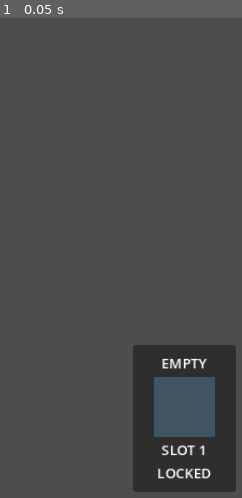
Above: before the commit, frame 1.
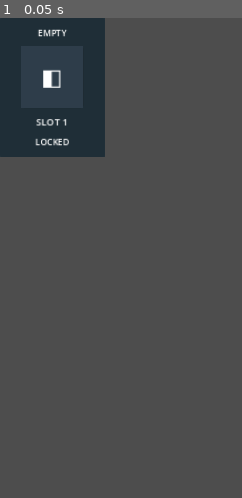
Above: after the commit, the same moment.

Repository: musikaalvin/godot-war-robots-hangar
Game: Godot game, scene res://scenes/RobotSlot.tscn
The game is run twice, just before and just after one commit, with the same random seed, the same clock (stepped at 60 frames per second) and the same inputs. This scene is started directly instead of the project's main scene.
Inputs:
- Up to frame 1 (0.05 s): no input

The runs differ from the first frame. In frame 1, 22% of the frame differs, in the area x 0-98%, y 0-99%.

Commit message:
Refine each hangar slot card to match the darker, more premium War Robots slot look.

Diff:
--- a/scenes/RobotSlot.tscn
+++ b/scenes/RobotSlot.tscn
@@ -3,19 +3,14 @@
 [ext_resource type="Script" path="res://scripts/RobotSlot.gd" id="1_t7v6u"]
 
 [node name="RobotSlot" type="PanelContainer"]
-custom_minimum_size = Vector2(120, 150)
-anchors_preset = 8
-anchor_left = 0.5
-anchor_top = 0.5
-anchor_right = 0.5
-anchor_bottom = 0.5
-offset_left = -60.0
-offset_top = -75.0
-offset_right = 60.0
-offset_bottom = 75.0
-grow_horizontal = 2
-grow_vertical = 2
+custom_minimum_size = Vector2(122, 150)
+offset_right = 122.0
+offset_bottom = 150.0
 script = ExtResource("1_t7v6u")
+
+[node name="Glow" type="ColorRect" parent="."]
+layout_mode = 2
+color = Color(0.11, 0.18, 0.22, 0.85)
 
 [node name="Margin" type="MarginContainer" parent="."]
 layout_mode = 2
@@ -27,24 +22,48 @@
 [node name="VBox" type="VBoxContainer" parent="Margin"]
 layout_mode = 2
 alignment = 1
+theme_override_constants/separation = 8
 
 [node name="Badge" type="Label" parent="Margin/VBox"]
 layout_mode = 2
 text = "EMPTY"
 horizontal_alignment = 1
+theme_override_font_sizes/font_size = 10
 
-[node name="SlotArt" type="ColorRect" parent="Margin/VBox"]
-custom_minimum_size = Vector2(70, 70)
+[node name="Art" type="PanelContainer" parent="Margin/VBox"]
+custom_minimum_size = Vector2(72, 72)
 layout_mode = 2
 size_flags_horizontal = 4
-color = Color(0.25, 0.33, 0.38, 1)
 
-[node name="SlotName" type="Label" parent="Margin/VBox"]
+[node name="SlotShape" type="ColorRect" parent="Margin/VBox/Art"]
+layout_mode = 1
+anchors_preset = 15
+anchor_right = 1.0
+anchor_bottom = 1.0
+grow_horizontal = 2
+grow_vertical = 2
+color = Color(0.18, 0.24, 0.29, 1)
+
+[node name="SlotIcon" type="Label" parent="Margin/VBox/Art/SlotShape"]
+layout_mode = 1
+anchors_preset = 15
+anchor_right = 1.0
+anchor_bottom = 1.0
+grow_horizontal = 2
+grow_vertical = 2
+text = "◧"
+horizontal_alignment = 1
+vertical_alignment = 1
+theme_override_font_sizes/font_size = 26
+
+[node name="Name" type="Label" parent="Margin/VBox"]
 layout_mode = 2
 text = "SLOT 1"
 horizontal_alignment = 1
+theme_override_font_sizes/font_size = 11
 
 [node name="Status" type="Label" parent="Margin/VBox"]
 layout_mode = 2
 text = "LOCKED"
 horizontal_alignment = 1
+theme_override_font_sizes/font_size = 10
